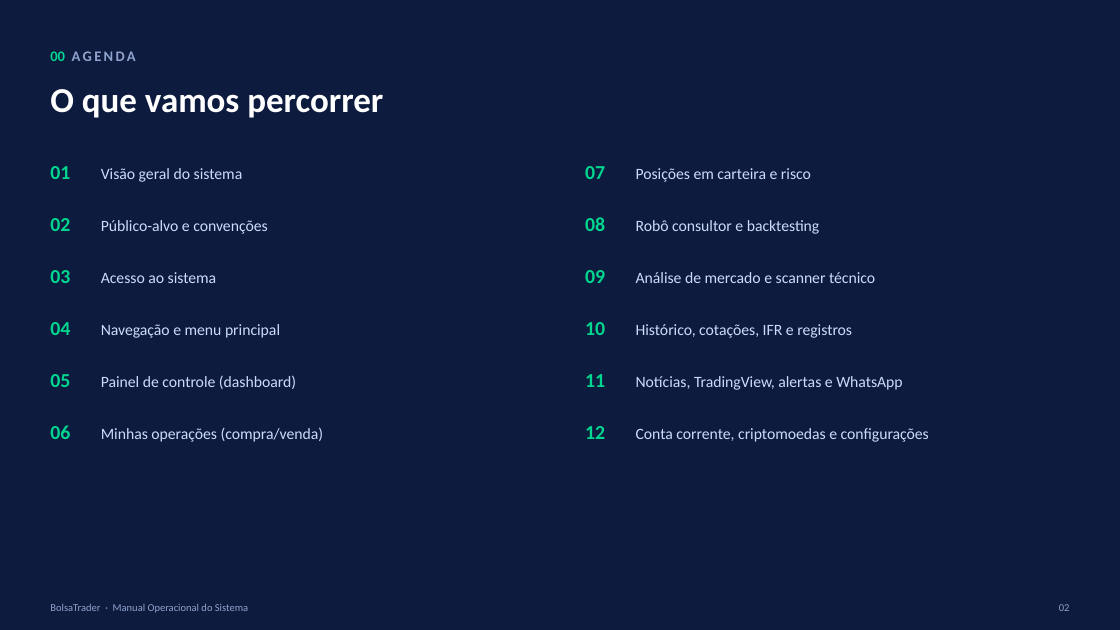
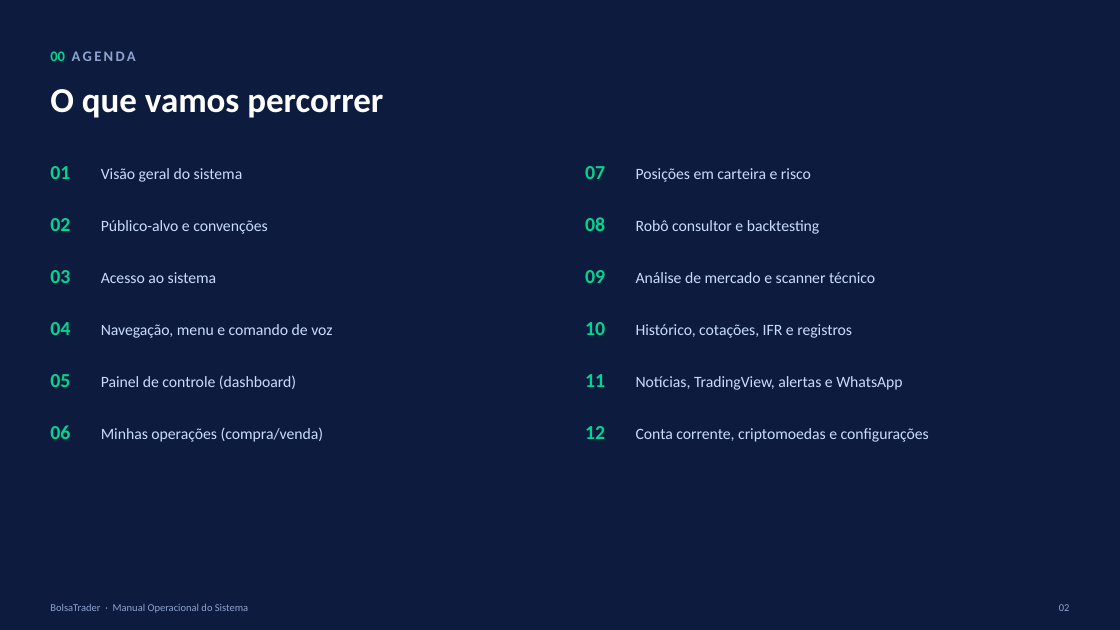
Before and after one commit to seculus-2023/-BolsaTrader, a slide deck: slide 2 of docs/BolsaTrader_Manual_Operacional.pptx. Drawn at 1120x630 pixels with LibreOffice and Linux fonts; fonts in the diff are those of the drawing. Boxes give left, top, right and bottom in pixels: in the first picture for what was removed or moved away, otherwise in the second. Text is boxed around its words. In the diff, an @@ line names an element or a change of style, - is before the commit and + after.

```diff
--- a/docs/BolsaTrader_Manual_Operacional.pptx
+++ b/docs/BolsaTrader_Manual_Operacional.pptx
@@ text at [101,324,332,338]: text changed @@
-Navegação e menu principal
+Navegação, menu e comando de voz
```
Also in this commit, not shown: 19 other slides changed, 1 slide added, 2 other files.
